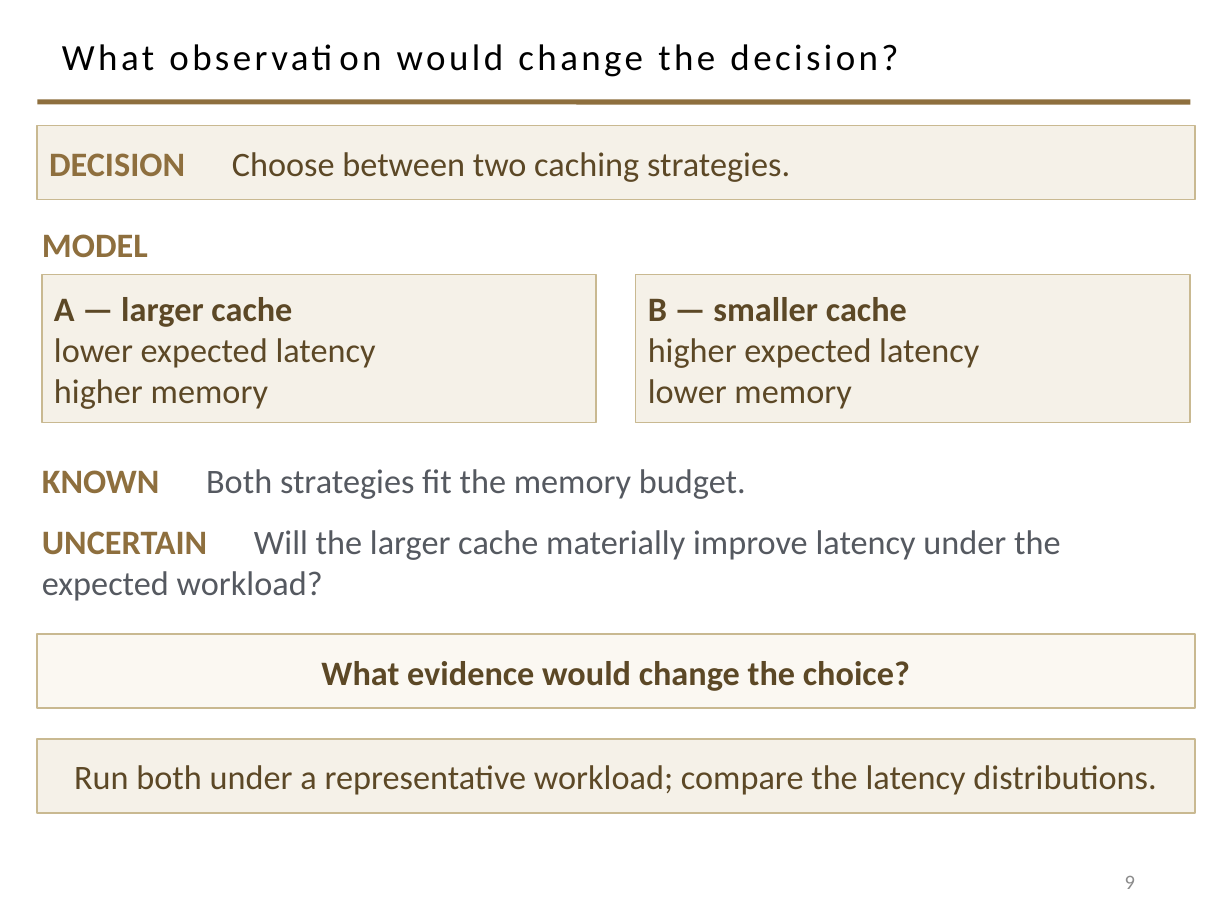
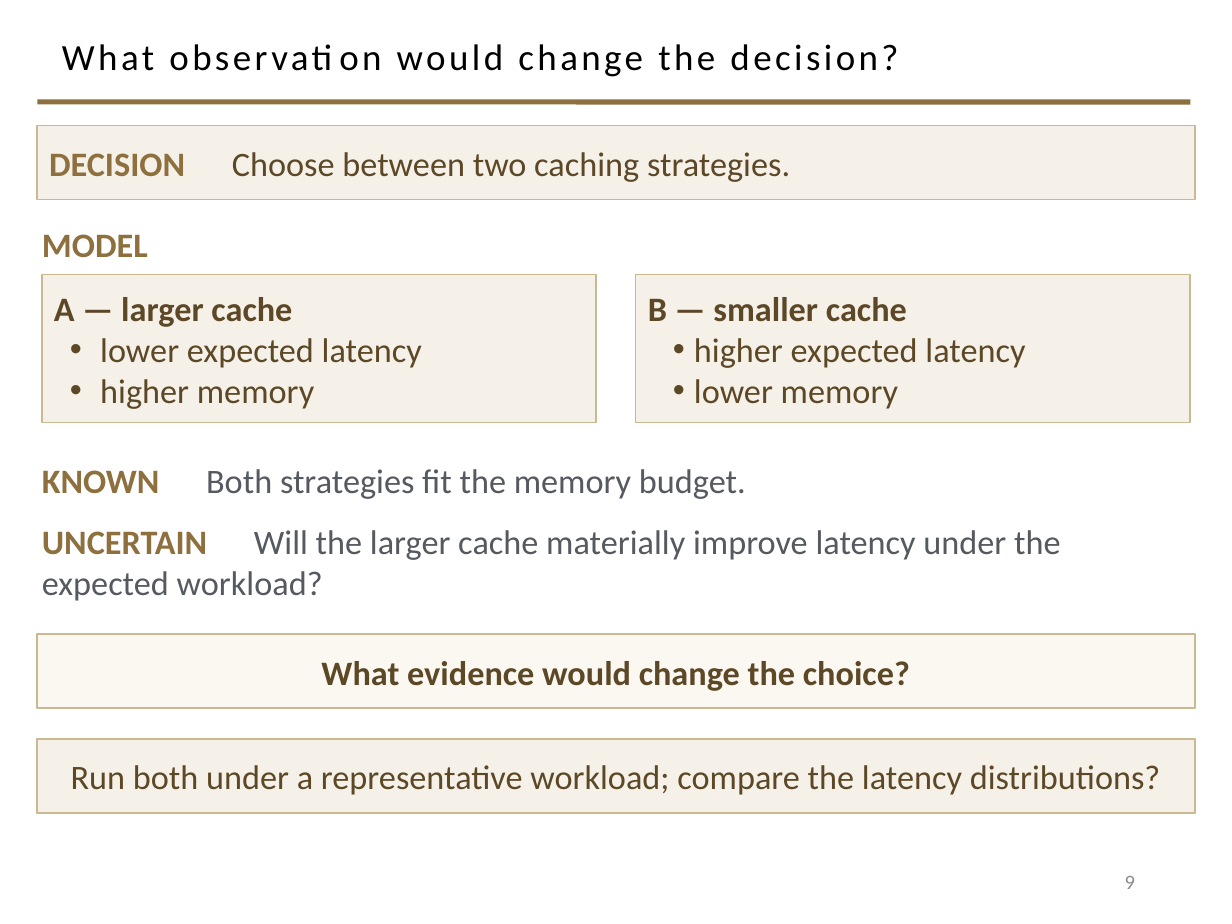
Before and after one commit to davisjam/model-based-agentic-software-engineering, a slide deck: slide 9 of course/lectures/act-1-foundations/09-engineering-decision-making-and-metrics/1-9-Engineering-Decision-Making-and-Metrics.pptx. Drawn at 1232x924 pixels with LibreOffice and Linux fonts; fonts in the diff are those of the drawing; background and template pictures are left out. Boxes give left, top, right and bottom in pixels: in the first picture for what was removed or moved away, otherwise in the second. Text is boxed around its words. In the diff, an @@ line names an element or a change of style, - is before the commit and + after.

```diff
--- a/course/lectures/act-1-foundations/09-engineering-decision-making-and-metrics/1-9-Engineering-Decision-Making-and-Metrics.pptx
+++ b/course/lectures/act-1-foundations/09-engineering-decision-making-and-metrics/1-9-Engineering-Decision-Making-and-Metrics.pptx
@@ text in rectangle at [100,338,422,409]: bullet none to • @@
@@ text in rectangle at [694,338,1025,409]: bullet none to • @@
@@ text in rectangle at [71,765,1161,795]: text changed @@
-Run both under a representative workload; compare the latency distributions.
+Run both under a representative workload; compare the latency distributions?
```
Also in this commit, not shown: 3 other slides changed.
